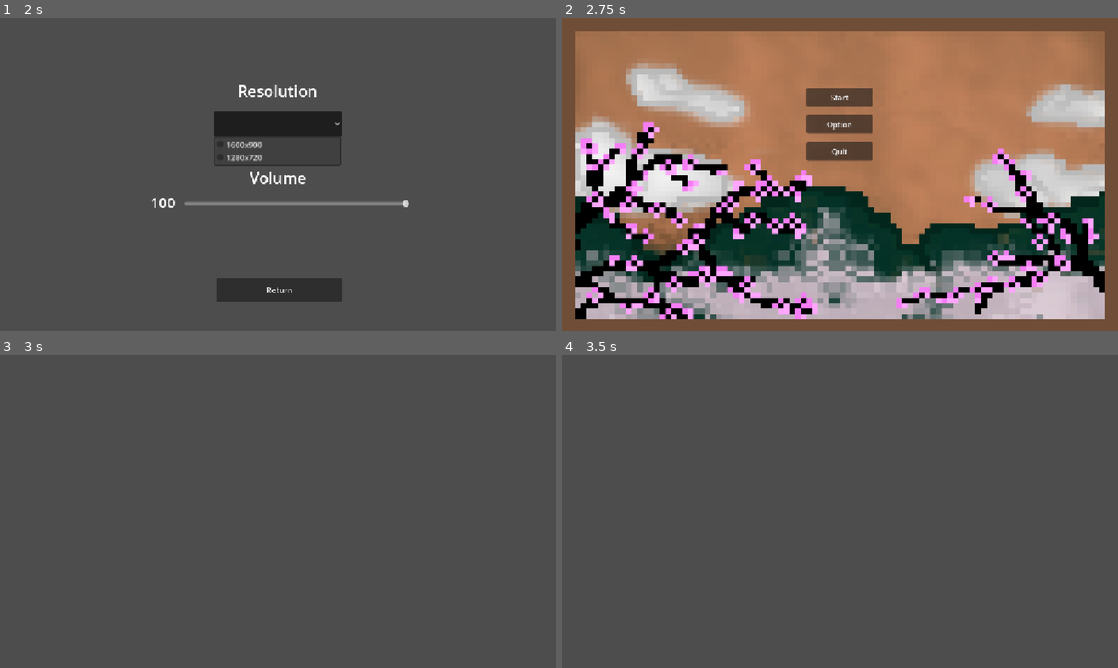
Above: before the commit, frames 1-4 (two rows, left to right).
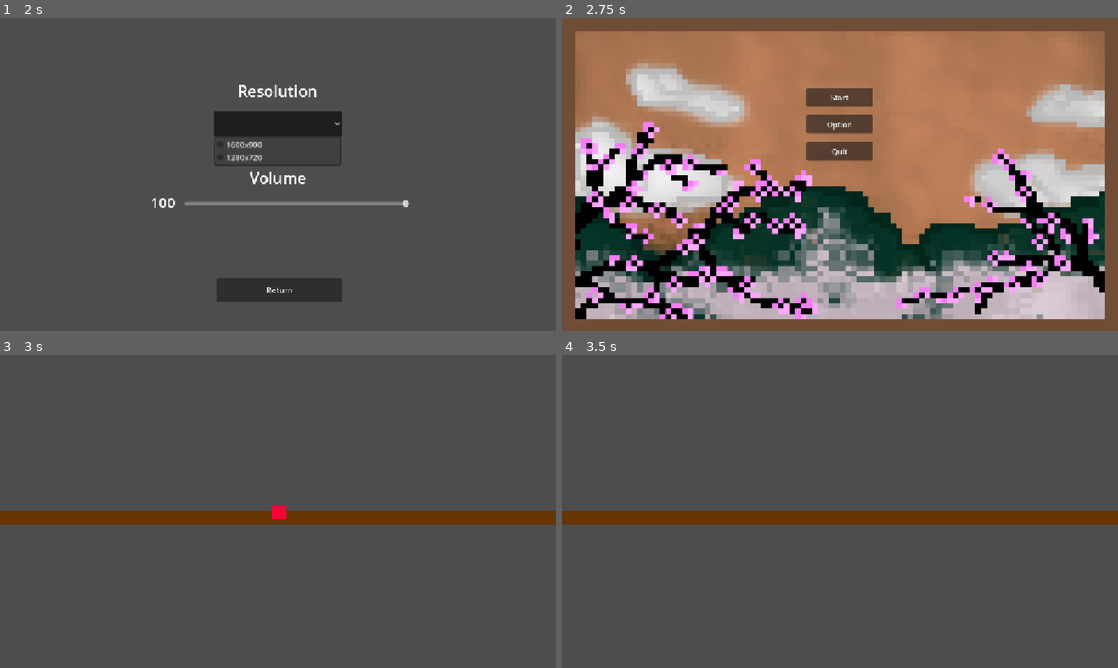
Above: after the commit, the same moments.

Repository: battlecatslover11/13EOYP-Game
Game: Godot game, scene res://Title_Screen.tscn
Two runs of this game, one before a commit and one after it. Both use one fixed random seed, a clock stepped at 60 frames per second and the inputs below.
Inputs (mouse positions are in pixels of both pictures, inside the frame that each line leads up to):
- Up to frame 1 (2 s): click "Option" at 0.5 s; click (278, 124) at 1.25 s
- Up to frame 2 (2.75 s): click "Return" at 2 s
- Up to frame 3 (3 s): click "Start" at 2.75 s
- Up to frame 4 (3.5 s): no input

Frames 1-2 are identical in both runs. In frame 3, 4.5% of the frame differs, in the area x 0-100%, y 48-55%; in frame 4, 4.4%.

Commit message:
added player and tiles

Diff:
--- a/Main_Scene.tscn
+++ b/Main_Scene.tscn
@@ -1,3 +1,24 @@
 [gd_scene format=3 uid="uid://d2jrevs0bt4m2"]
 
-[node name="Node2D" type="Node2D" unique_id=542078179]
+[ext_resource type="Texture2D" uid="uid://c25yh60ymc7tn" path="res://placeholder grid.png" id="1_8sucx"]
+[ext_resource type="PackedScene" uid="uid://4s5un8f7wmr2" path="res://Player.tscn" id="2_7fr83"]
+
+[sub_resource type="TileSetAtlasSource" id="TileSetAtlasSource_7fr83"]
+texture = ExtResource("1_8sucx")
+0:0/0 = 0
+
+[sub_resource type="TileSet" id="TileSet_vpnsq"]
+sources/0 = SubResource("TileSetAtlasSource_7fr83")
+
+[node name="FirstArea" type="Node2D" unique_id=542078179]
+
+[node name="TileMap" type="TileMap" parent="." unique_id=1472983157]
+tile_set = SubResource("TileSet_vpnsq")
+format = 2
+layer_0/tile_data = PackedInt32Array(65530, 0, 0, 65531, 0, 0, 65532, 0, 0, 65533, 0, 0, 65534, 0, 0, 65535, 0, 0, 0, 0, 0, 1, 0, 0, 2, 0, 0, 3, 0, 0, 4, 0, 0, 5, 0, 0, 6, 0, 0, 7, 0, 0, 8, 0, 0, 9, 0, 0, 10, 0, 0, 11, 0, 0, 12, 0, 0, 13, 0, 0, 14, 0, 0, 15, 0, 0, 16, 0, 0, 17, 0, 0, 18, 0, 0, 19, 0, 0, 20, 0, 0, 21, 0, 0, 22, 0, 0, 23, 0, 0, 24, 0, 0, 25, 0, 0, 65529, 0, 0, 65528, 0, 0, 65527, 0, 0, 65526, 0, 0, 65525, 0, 0, 65524, 0, 0, 65523, 0, 0, 65522, 0, 0, 65521, 0, 0, 65520, 0, 0, 65519, 0, 0, 65518, 0, 0, 65517, 0, 0, 65516, 0, 0, 65515, 0, 0, 65514, 0, 0, 65513, 0, 0, 65512, 0, 0, 65511, 0, 0, 65510, 0, 0, 65509, 0, 0, 65508, 0, 0, 65507, 0, 0, 65506, 0, 0, 65505, 0, 0, 65504, 0, 0, 65503, 0, 0, 65502, 0, 0)
+
+[node name="Camera2D" type="Camera2D" parent="." unique_id=302421990]
+zoom = Vector2(1.75, 1.75)
+
+[node name="Player" parent="." unique_id=965177333 instance=ExtResource("2_7fr83")]
+position = Vector2(0, 4)
--- /dev/null
+++ b/Player.tscn
@@ -0,0 +1,29 @@
+[gd_scene format=3 uid="uid://4s5un8f7wmr2"]
+
+[ext_resource type="Script" uid="uid://cm0ei8l3mqh0x" path="res://player.gd" id="1_kpjcp"]
+[ext_resource type="Texture2D" uid="uid://c8y04gwmli5ss" path="res://placeholder player.png" id="1_xhfnw"]
+
+[sub_resource type="SpriteFrames" id="SpriteFrames_kpjcp"]
+animations = [{
+"frames": [{
+"duration": 1.0,
+"texture": ExtResource("1_xhfnw")
+}],
+"loop": 1,
+"name": &"default",
+"speed": 5.0
+}]
+
+[sub_resource type="RectangleShape2D" id="RectangleShape2D_kne1u"]
+size = Vector2(16, 16)
+
+[node name="Player" type="CharacterBody2D" unique_id=965177333]
+script = ExtResource("1_kpjcp")
+
+[node name="AnimatedSprite2D" type="AnimatedSprite2D" parent="." unique_id=738655022]
+position = Vector2(1, -15)
+sprite_frames = SubResource("SpriteFrames_kpjcp")
+
+[node name="CollisionShape2D" type="CollisionShape2D" parent="." unique_id=155710697]
+position = Vector2(1, -15)
+shape = SubResource("RectangleShape2D_kne1u")
--- a/option_menu.gd
+++ b/option_menu.gd
@@ -1,6 +1,6 @@
 extends Control
 
-var volume = 100
+@onready var volume = 100
 @onready var VolumeLabel = $Volume
 
 func _on_volume_value_changed(value):
@@ -17,5 +17,5 @@
 func _on_return_button_pressed():
 	get_tree().change_scene_to_file("res://Title_Screen.tscn")
 
-func _on_volume_slider_value_changed(value):
-	VolumeLabel.textContent = value
+func _on_volume_slider_value_changed(volume):
+	VolumeLabel.text = str(int(volume))
--- /dev/null
+++ b/player.gd
@@ -0,0 +1,25 @@
+extends CharacterBody2D
+
+
+const SPEED = 300.0
+const JUMP_VELOCITY = -400.0
+
+
+func _physics_process(delta: float) -> void:
+	# Add the gravity.
+	if not is_on_floor():
+		velocity += get_gravity() * delta
+
+	# Handle jump.
+	if Input.is_action_just_pressed("ui_accept") and is_on_floor():
+		velocity.y = JUMP_VELOCITY
+
+	# Get the input direction and handle the movement/deceleration.
+	# As good practice, you should replace UI actions with custom gameplay actions.
+	var direction := Input.get_axis("ui_left", "ui_right")
+	if direction:
+		velocity.x = direction * SPEED
+	else:
+		velocity.x = move_toward(velocity.x, 0, SPEED)
+
+	move_and_slide()
Binary file added: placeholder grid.png
Not shown, added: placeholder grid.png.import
Binary file added: placeholder player.png
Not shown, added: placeholder player.png.import
Not shown, added: player.gd.uid
